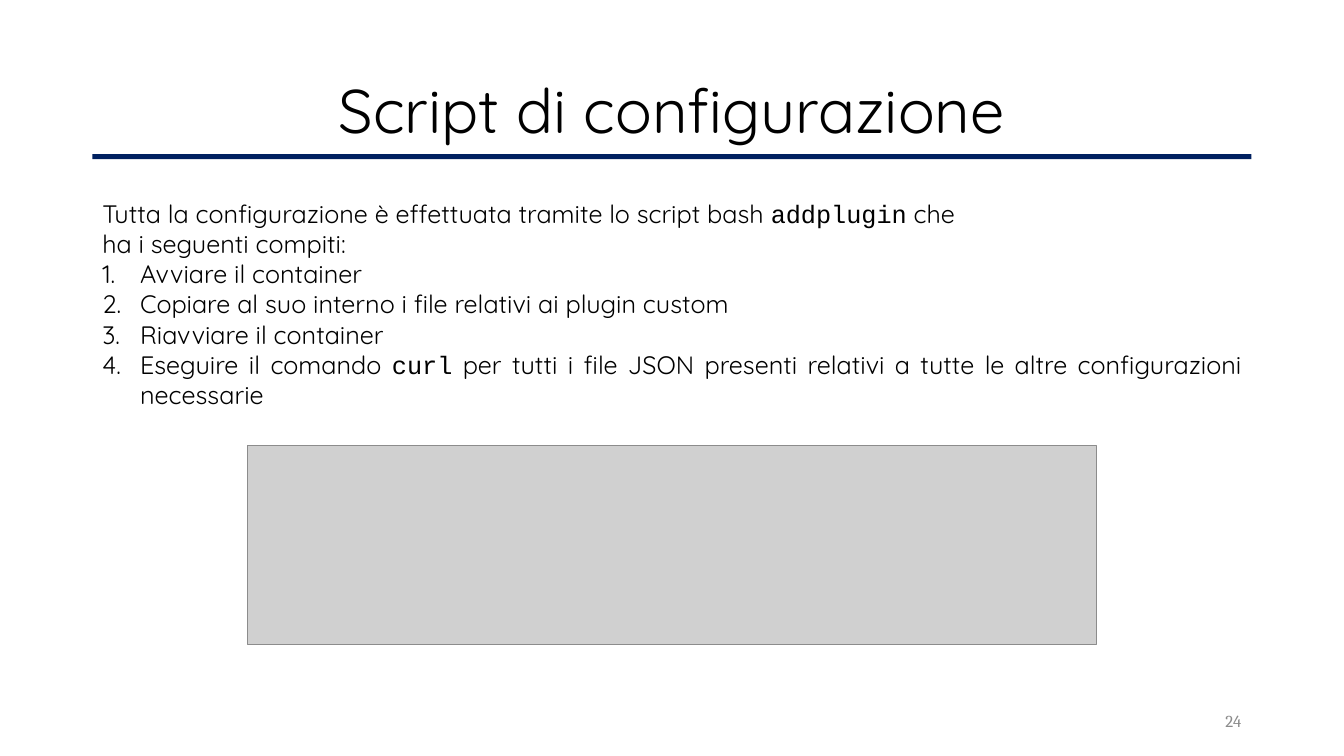
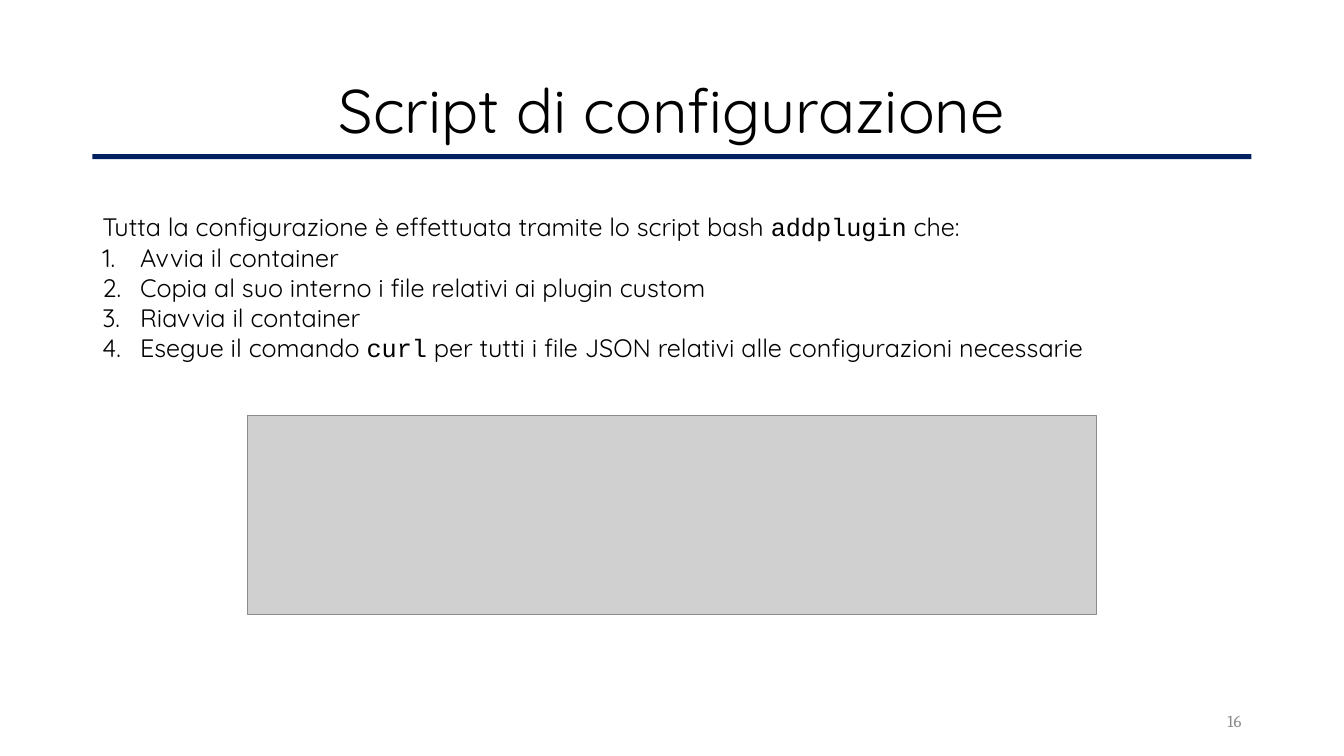
Before and after one commit to valeriodesiati/tesi, a slide deck: slide 16 of Presentazione/Valerio Desiati - Presentazione Discussione.pptx (slide 24 before the commit). Drawn at 1344x756 pixels with LibreOffice and Linux fonts; fonts in the diff are those of the drawing; grey boxes stand for pictures. Boxes give left, top, right and bottom in pixels: in the first picture for what was removed or moved away, otherwise in the second. Text is boxed around its words. In the diff, an @@ line names an element or a change of style, - is before the commit and + after.

```diff
--- a/Presentazione/Valerio Desiati - Presentazione Discussione.pptx
+++ b/Presentazione/Valerio Desiati - Presentazione Discussione.pptx
@@ text at bbox=[102, 217, 1083, 362]: text changed @@
-Tutta la configurazione è effettuata tramite lo script bash addplugin che
-ha i seguenti compiti:
-1. Avviare il container
-2. Copiare al suo interno i file relativi ai plugin custom
-3. Riavviare il container
-4. Eseguire il comando curl per tutti i file JSON presenti relativi a tutte le altre configurazioni necessarie
+Tutta la configurazione è effettuata tramite lo script bash addplugin che:
+1. Avvia il container
+2. Copia al suo interno i file relativi ai plugin custom
+3. Riavvia il container
+4. Esegue il comando curl per tutti i file JSON relativi alle configurazioni necessarie
@@ picture: place and size @@
-picture at bbox=[248, 446, 1097, 645]
+picture at bbox=[248, 415, 1097, 615]
@@ page number at bbox=[1227, 716, 1241, 727]: text changed @@
-24
+16
```
Also in this commit, not shown: 10 other slides changed, 10 slides removed, 7 other files.
